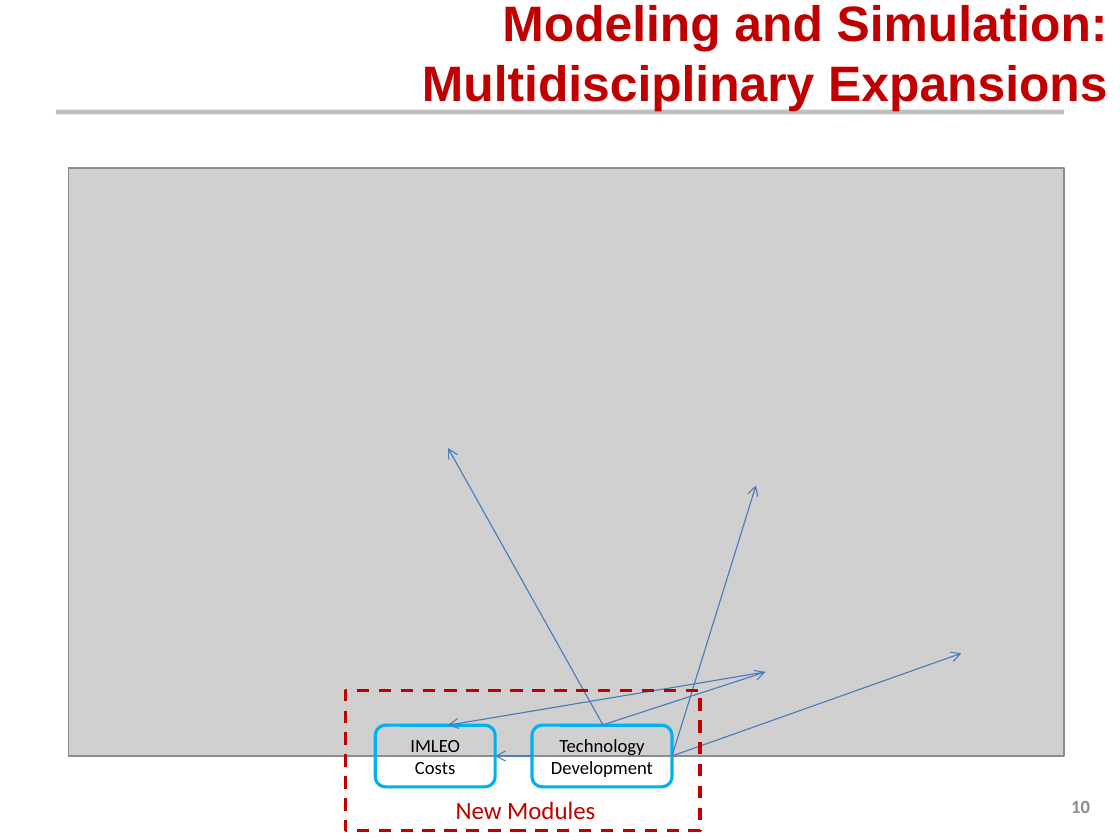
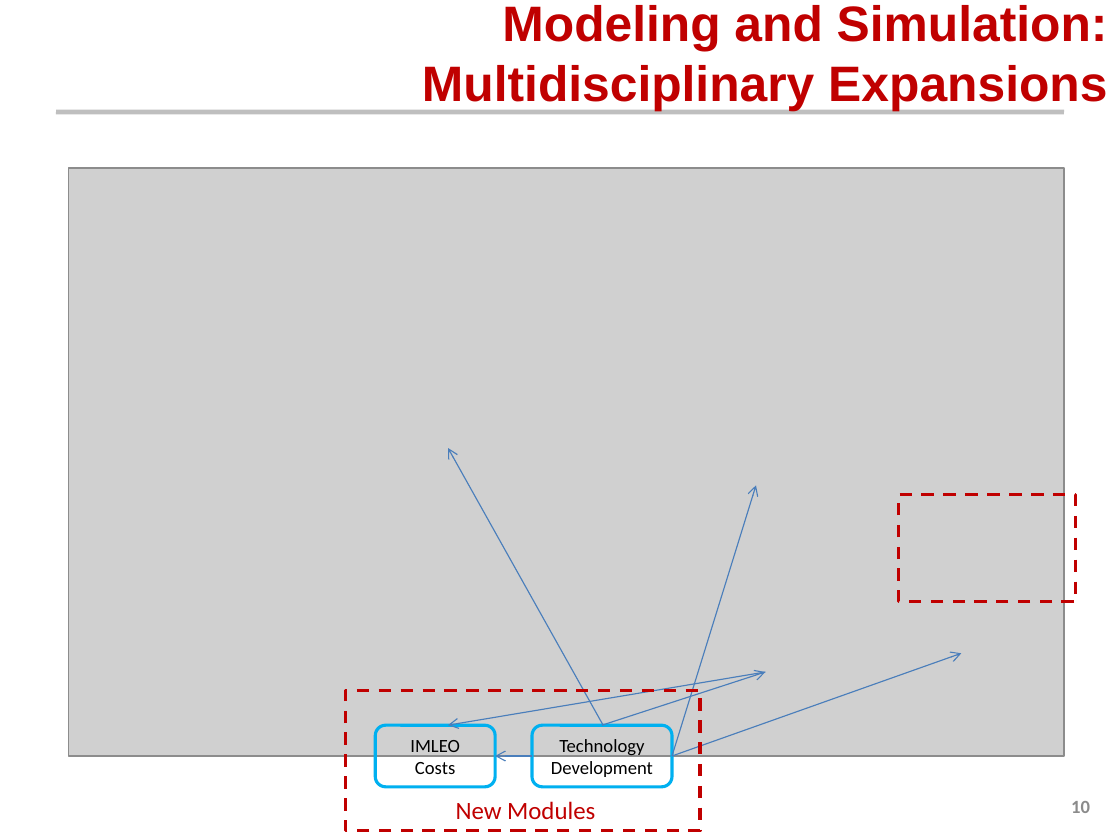
Before and after one commit to AeroSigma/Mars2040, a slide deck: slide 10 of MSDO/Assignment5/Mars 2040 Optimization Presentation.pptx. Drawn at 1120x840 pixels with LibreOffice and Linux fonts; fonts in the diff are those of the drawing; grey boxes stand for pictures; background and template pictures are left out. Boxes give left, top, right and bottom in pixels: in the first picture for what was removed or moved away, otherwise in the second. Text is boxed around its words. In the diff, an @@ line names an element or a change of style, - is before the commit and + after.

```diff
--- a/MSDO/Assignment5/Mars 2040 Optimization Presentation.pptx
+++ b/MSDO/Assignment5/Mars 2040 Optimization Presentation.pptx
@@ rectangle added at <box>898,495,1075,603</box>, outline #C00000 2 pt dashed @@
```
Also in this commit, not shown: 6 other slides changed, 1 slide added.
